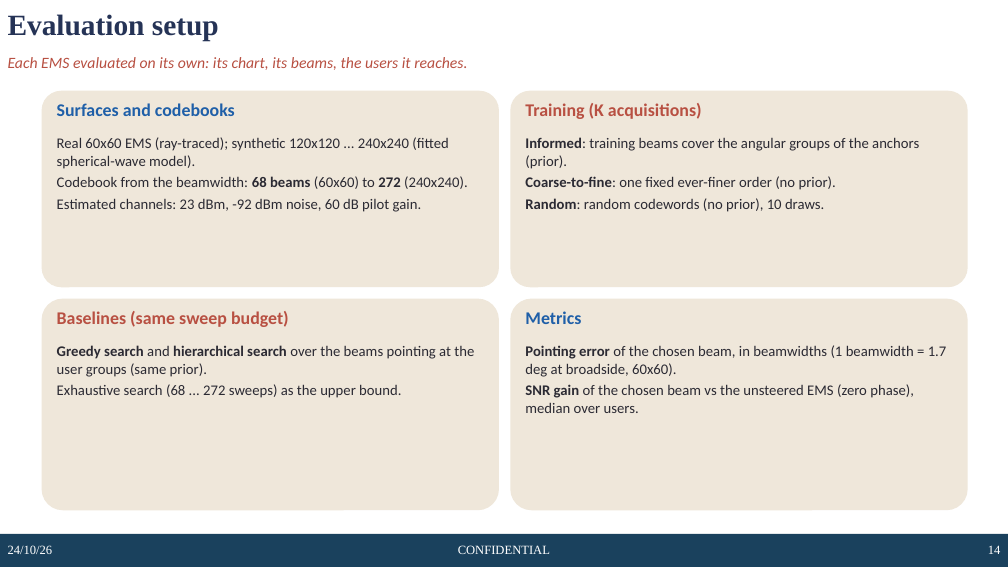
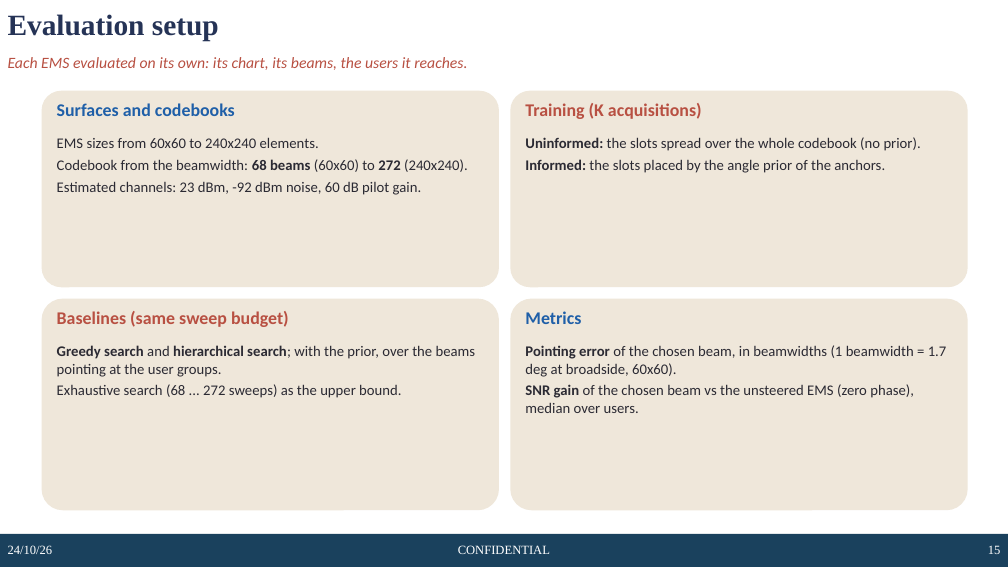
Before and after one commit to rizianno/Channel-charting-in-smart-radio-environments, a slide deck: slide 15 of slides/CC_EMS_configuration_slides.pptx (slide 14 before the commit). Drawn at 1008x567 pixels with LibreOffice and Linux fonts; fonts in the diff are those of the drawing; background and template pictures are left out. Boxes give left, top, right and bottom in pixels: in the first picture for what was removed or moved away, otherwise in the second. Text is boxed around its words. In the diff, an @@ line names an element or a change of style, - is before the commit and + after.

```diff
--- a/slides/CC_EMS_configuration_slides.pptx
+++ b/slides/CC_EMS_configuration_slides.pptx
@@ text at (57,137,319,148): text changed @@
-Real 60x60 EMS (ray-traced); synthetic 120x120 ... 240x240 (fitted spherical-wave model).
+EMS sizes from 60x60 to 240x240 elements.
@@ text at (525,137,921,173): text changed @@
-Informed: training beams cover the angular groups of the anchors (prior).
-Coarse-to-fine: one fixed ever-finer order (no prior).
-Random: random codewords (no prior), 10 draws.
+Uninformed: the slots spread over the whole codebook (no prior).
+Informed: the slots placed by the angle prior of the anchors.
@@ text at (57,345,476,377): text changed @@
-Greedy search and hierarchical search over the beams pointing at the user groups (same prior).
+Greedy search and hierarchical search; with the prior, over the beams pointing at the user groups.
@@ page number at (988,545,1001,554): text changed @@
-14
+15
```
Also in this commit, not shown: 11 other slides changed, 1 slide added, 47 other files.
